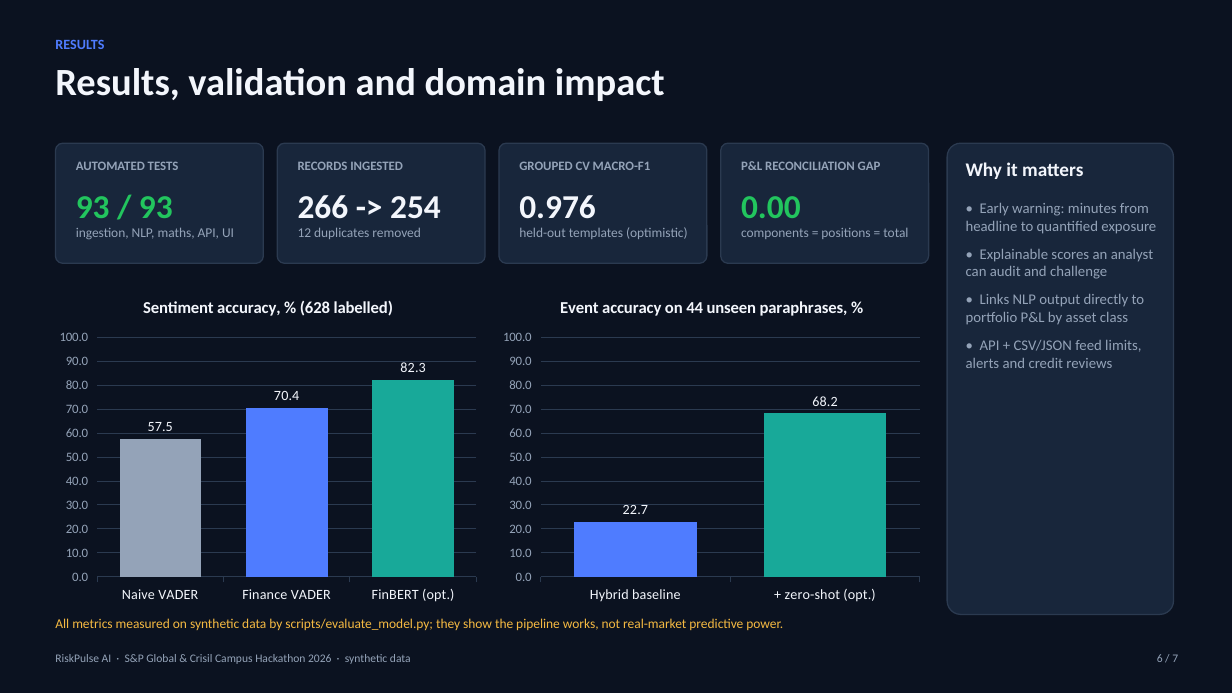
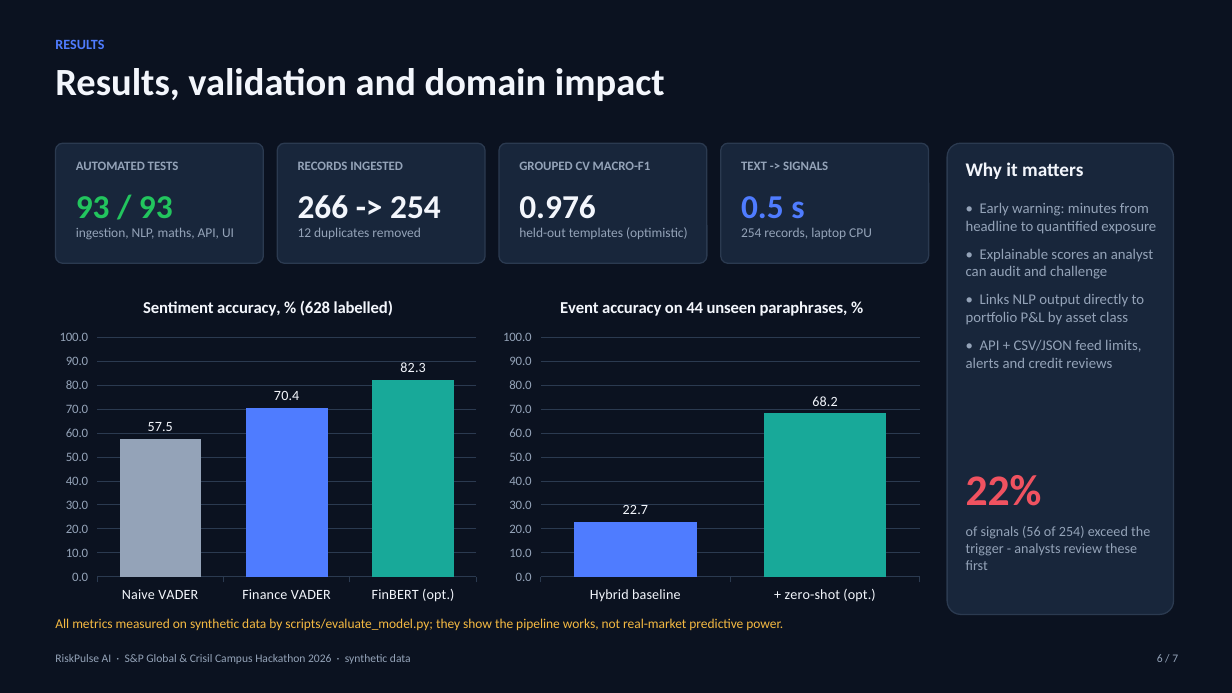
Before and after one commit to mohit-gautam7/iit-delhi-mohit-kumar-gautam-hackathon, a slide deck: slide 6 of docs/presentation.pptx. Drawn at 1232x693 pixels with LibreOffice and Linux fonts; fonts in the diff are those of the drawing. Boxes give left, top, right and bottom in pixels: in the first picture for what was removed or moved away, otherwise in the second. Text is boxed around its words. In the diff, an @@ line names an element or a change of style, - is before the commit and + after.

```diff
--- a/docs/presentation.pptx
+++ b/docs/presentation.pptx
@@ text at box(741, 161, 828, 170): text changed @@
-P&L RECONCILIATION GAP
+TEXT -> SIGNALS
@@ text at box(741, 196, 804, 219): text changed; text colour #22C55E to #4F7CFF @@
-0.00
+0.5 s
@@ text at box(741, 228, 872, 239): text changed @@
-components = positions = total
+254 records, laptop CPU
@@ text added at box(966, 475, 1042, 506), 34 pt, text #F05260, bold @@
+22%
@@ text added at box(966, 526, 1150, 570), 11 pt, text #94A3B8 @@
+of signals (56 of 254) exceed the trigger - analysts review these first
```
Also in this commit, not shown: 4 other slides changed, 22 other files.
